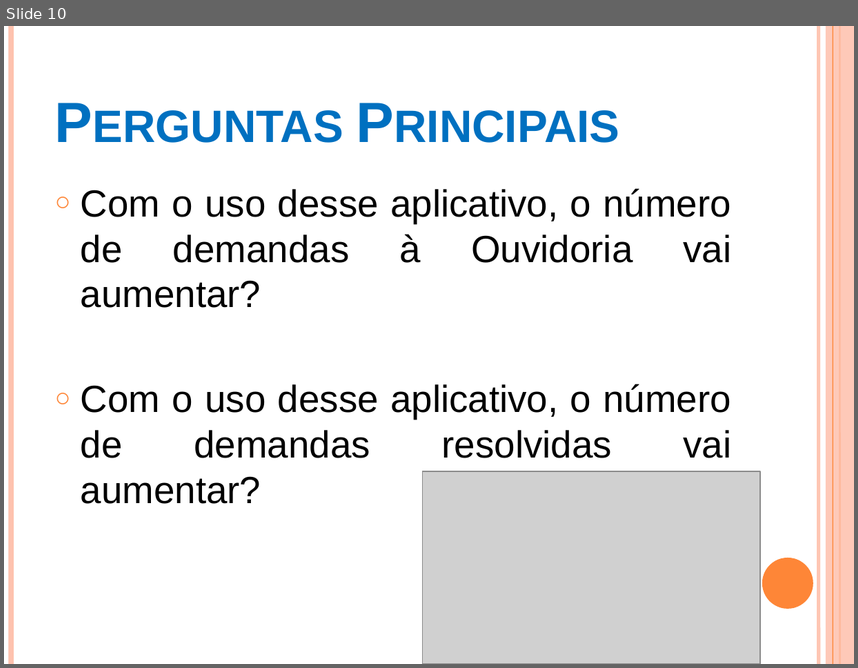
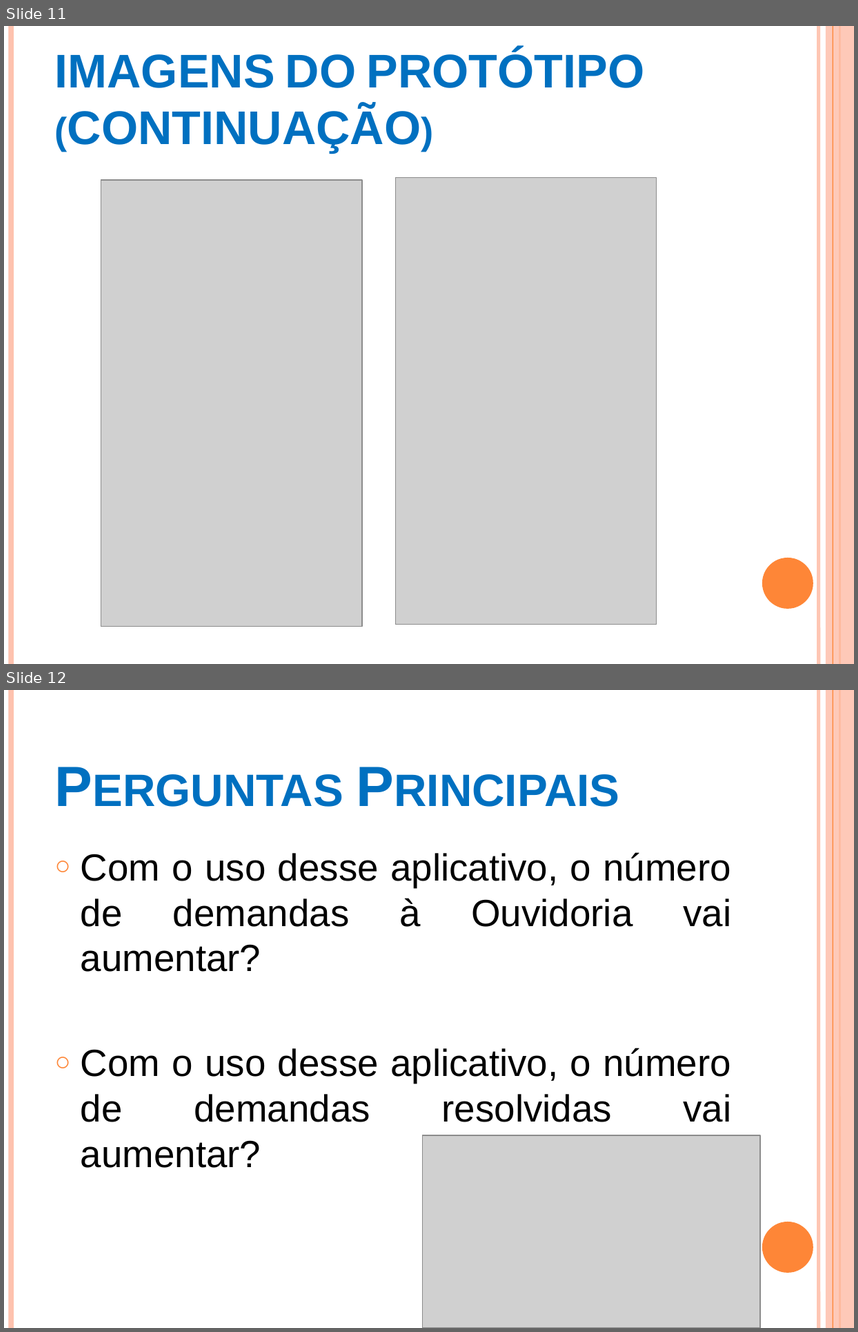
Before and after one commit to matheusmauricio/TCC, a slide deck: Outros/slide.pptx. Shown one above the other, each under a label of ours: slide 10 before the commit, slides 11 and 12 after it. The pictures are 858x668 and 858x1332 pixels, drawn with LibreOffice and Linux fonts; fonts in the diff are those of the drawing; grey boxes stand for pictures. Boxes give left, top, right and bottom in pixels: in the first picture for what was removed or moved away, otherwise in the second. Text is boxed around its words. In the diff, an @@ line names an element or a change of style, - is before the commit and + after.

```diff
--- a/Outros/slide.pptx
+++ b/Outros/slide.pptx
@@ slide 11 added at bbox=[4, 26, 854, 664], background #FFFFFF; not listed: 6 template elements that a slide beside it also shows @@
@@ title added at bbox=[55, 49, 644, 152], 40 pt, text #0070C0, bold, small capitals @@
+IMAGENS DO PROTÓTIPO (CONTINUAÇÃO)
@@ picture added at bbox=[101, 180, 362, 626] @@
@@ picture added at bbox=[396, 177, 657, 624] @@
@@ what was slide 10 is now slide 12 @@
```
Also in this commit, not shown: 1 other slide added, 9 other files.
